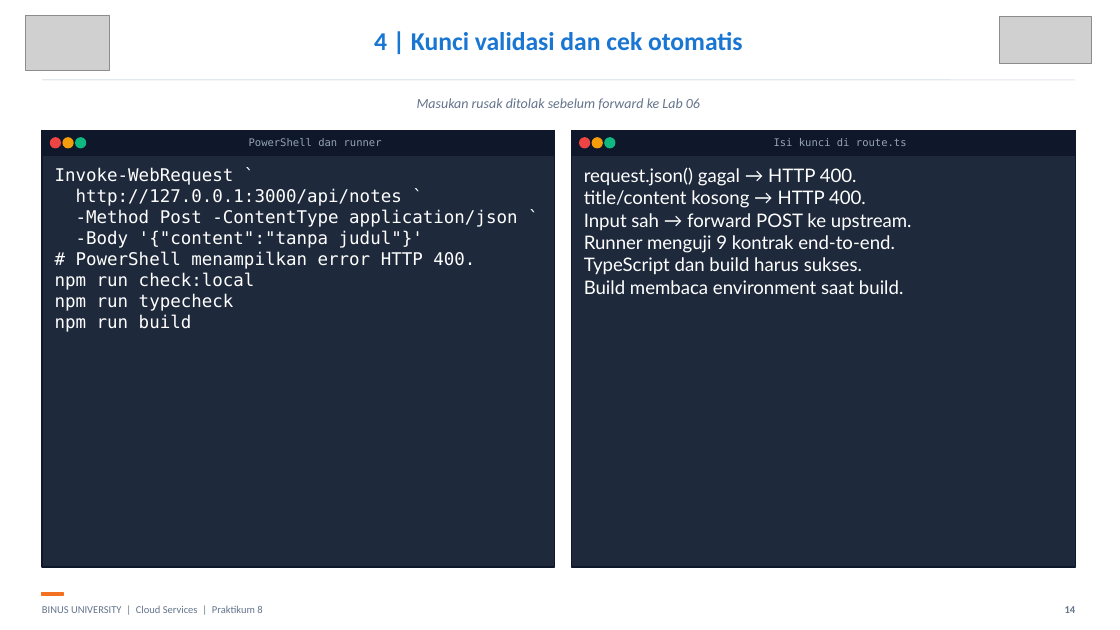
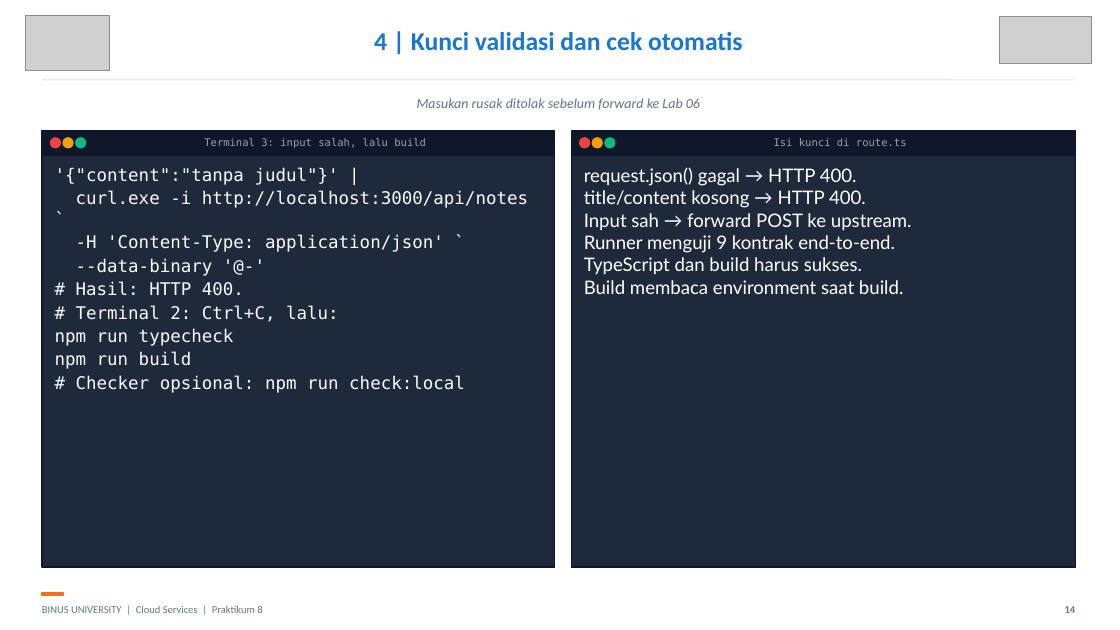
Before and after one commit to SeedFlora/meet8CloudService, a slide deck: slide 14 of slides/LAB08_Cloud_Notes_Nextjs_Bukti_Live.pptx. Drawn at 1120x630 pixels with LibreOffice and Linux fonts; fonts in the diff are those of the drawing; grey boxes stand for pictures. Boxes give left, top, right and bottom in pixels: in the first picture for what was removed or moved away, otherwise in the second. Text is boxed around its words. In the diff, an @@ line names an element or a change of style, - is before the commit and + after.

Commit message:
Simplify local Lab 08 teaching flow and correct examples

```diff
--- a/slides/LAB08_Cloud_Notes_Nextjs_Bukti_Live.pptx
+++ b/slides/LAB08_Cloud_Notes_Nextjs_Bukti_Live.pptx
@@ text at bbox=[204, 138, 426, 148]: text changed @@
-PowerShell dan runner
+Terminal 3: input salah, lalu build
@@ text at bbox=[55, 167, 528, 393]: text changed; text colour #FFFFFF to #F8FAFC @@
-Invoke-WebRequest `
-http://127.0.0.1:3000/api/notes `
--Method Post -ContentType application/json `
--Body '{"content":"tanpa judul"}'
-# PowerShell menampilkan error HTTP 400.
-npm run check:local
-npm run typecheck
-npm run build
+'{"content":"tanpa judul"}' |
+curl.exe -i http://localhost:3000/api/notes `
+-H 'Content-Type: application/json' `
+--data-binary '@-'
+# Hasil: HTTP 400.
+# Terminal 2: Ctrl+C, lalu:
+npm run typecheck
+npm run build
+# Checker opsional: npm run check:local
```
Also in this commit, not shown: 2 other slides changed, 5 other files.
